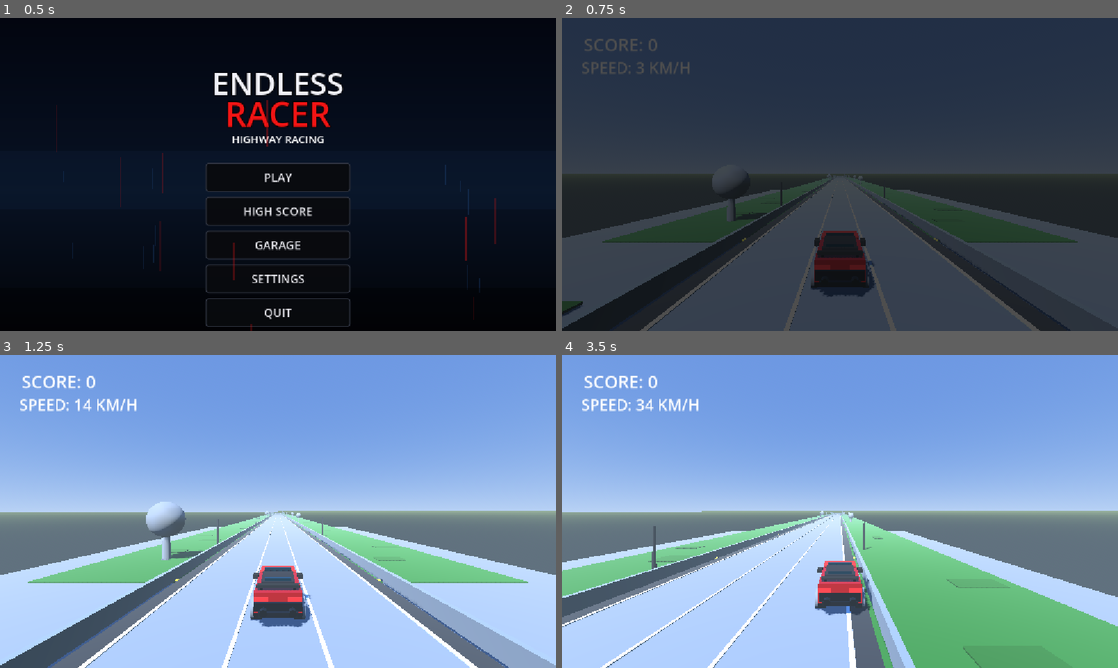
Above: before the commit, frames 1-4 (two rows, left to right).
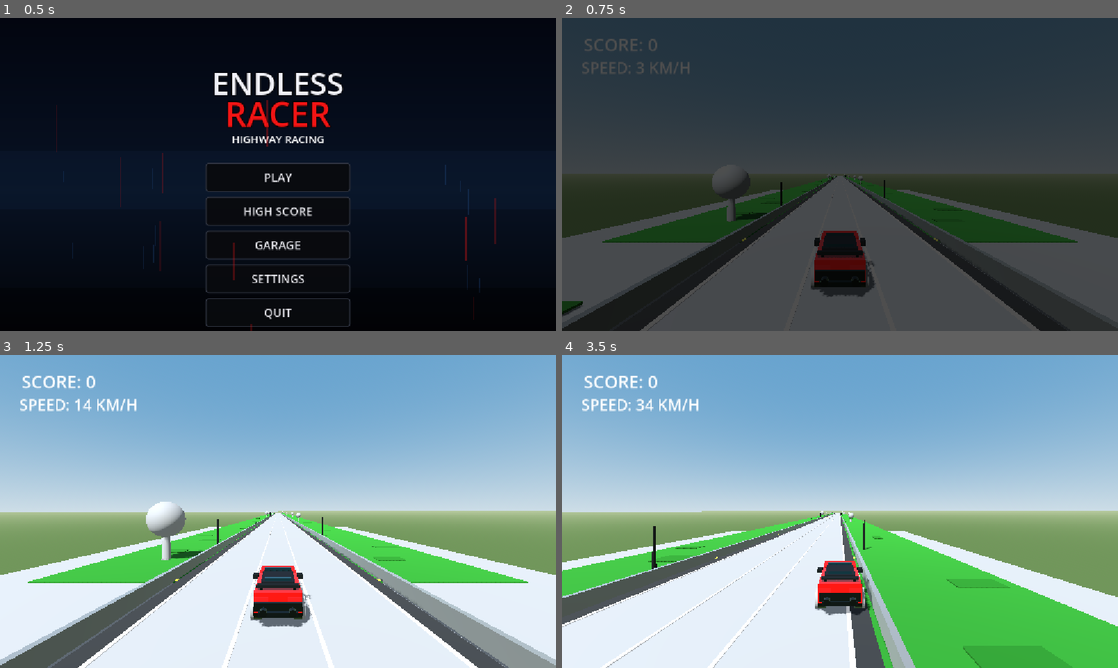
Above: after the commit, the same moments.

Repository: Afsinsha/3d-car-traffic-racer
Game: Godot game, scene res://MainMenu.tscn
Same seed, same stepped clock (60 frames per second), same inputs: the game is played once before the commit and once after it.
Inputs:
- Up to frame 1 (0.5 s): no input
- Up to frame 2 (0.75 s): click "PLAY" at 0.5 s
- Up to frame 3 (1.25 s): no input
- Up to frame 4 (3.5 s): hold D 1.28-2.03 s; hold S 2.03-2.78 s; hold D from 2.78 s (still down)

Frame 1 is identical in both runs. In frame 2, 1.3% of the frame differs, in the area x 15-73%, y 50-100%; in frame 3, 47%; in frame 4, 48%, in the area x 0-100%, y 49-100%.

Commit message:
Add day and night system

Diff:
--- a/Main.tscn
+++ b/Main.tscn
@@ -6,6 +6,12 @@
 
 [sub_resource type="BoxMesh" id="BoxMesh_qa0am"]
 size = Vector3(40, 0.1, 100)
+
+[sub_resource type="Sky" id="Sky_cm0pq"]
+
+[sub_resource type="Environment" id="Environment_r0du0"]
+background_mode = 2
+sky = SubResource("Sky_cm0pq")
 
 [sub_resource type="BoxMesh" id="BoxMesh_63i6q"]
 size = Vector3(2, 0.8, 4)
@@ -30,6 +36,10 @@
 
 [node name="Sun" type="DirectionalLight3D" parent="." unique_id=984542165]
 transform = Transform3D(0.8660254, 0.38302222, -0.32139382, 0, 0.64278764, 0.76604444, 0.5, -0.66341394, 0.5566704, 0, 0, 0)
+light_energy = 1.3
+
+[node name="WorldEnvironment" type="WorldEnvironment" parent="Sun" unique_id=1442415767]
+environment = SubResource("Environment_r0du0")
 
 [node name="PlayerCar" type="CharacterBody3D" parent="." unique_id=2206242]
 transform = Transform3D(1, 0, 0, 0, 1, 0, 0, 0, 1, 0, 0.5, 5)
--- a/player_car.gd
+++ b/player_car.gd
@@ -99,6 +99,23 @@
 	var right_light = left_light.duplicate()
 	right_light.position.x = 0.65
 	add_child(right_light)
+
+	# Actual headlight beams
+	var left_beam = SpotLight3D.new()
+	left_beam.name = "LeftHeadlightBeam"
+	left_beam.position = Vector3(-0.65, 0.65, -2.02)
+	left_beam.rotation_degrees.x = -5.0
+	left_beam.spot_range = 35.0
+	left_beam.spot_angle = 35.0
+	left_beam.light_energy = 3.0
+	left_beam.light_color = Color(1.0, 0.9, 0.7)
+	left_beam.visible = false
+	add_child(left_beam)
+
+	var right_beam = left_beam.duplicate()
+	right_beam.name = "RightHeadlightBeam"
+	right_beam.position.x = 0.65
+	add_child(right_beam)
 
 	var left_brake = MeshInstance3D.new()
 	var brake_mesh = BoxMesh.new()
--- a/road_manager.gd
+++ b/road_manager.gd
@@ -243,7 +243,7 @@
 			0.4,
 			z_position - road_length * 0.5)
 		var material = StandardMaterial3D.new()
-		material.albedo_color = Color(0.65, 0.65, 0.65)
+		material.albedo_color = Color(0.488, 0.488, 0.488, 1.0)
 		material.metallic = 0.3
 		material.roughness = 0.5
 		barrier.material_override = material
--- a/traffic_manager.gd
+++ b/traffic_manager.gd
@@ -3,16 +3,18 @@
 @export var traffic_distance: float = 140.0
 @export var spawn_interval: float = 2.0
 @export var lane_width: float = 3.0
-
+var world_environment: WorldEnvironment
 var spawn_timer: float = 0.0
 var score: int = 0
 var high_score: int = 0
 const HIGH_SCORE_FILE = "user://high_score.save"
 var score_label: Label
 var difficulty_level: int = 1
+var is_night: bool = false
+const NIGHT_SCORE: int = 100
+var sun: DirectionalLight3D
 var traffic_cars: Array[Area3D] = []
 var traffic_speeds: Dictionary = {}
-
 @onready var player = $"../PlayerCar"
 
 
@@ -29,13 +31,44 @@
 	ui.name = "ScoreUI"
 	ui.add_child(score_label)
 	get_tree().root.add_child.call_deferred(ui)
+	sun = get_node_or_null("../Sun")
+	world_environment = get_tree().root.find_child(
+		"WorldEnvironment", true, false
+	) as WorldEnvironment
+	print("=== LIGHTING CONNECTION CHECK ===")
+	print("Running script: ", get_path())
+	print("WorldEnvironment found: ", world_environment != null)
+	print("Sun found: ", sun != null)
+	if world_environment and world_environment.environment:
+		print("Environment resource: ", world_environment.environment)
+		print("Sky resource: ", world_environment.environment.sky)
+	set_day_mode()
+	is_night = false
+	if world_environment and world_environment.environment:
+		var sky = world_environment.environment.sky
+		if sky and sky.sky_material is ProceduralSkyMaterial:
+			print(
+				"Sky top color after day mode: ",
+				(sky.sky_material as ProceduralSkyMaterial).sky_top_color
+			)
 
 
 func _process(delta):
+	var cycle_score = score % 200
+	var should_be_night = cycle_score >= 100
+	if should_be_night != is_night:
+		is_night = should_be_night
+		if is_night:
+			set_night_mode()
+			print("NIGHT MODE ACTIVATED!")
+		else:
+			set_day_mode()
+			print("MORNING MODE ACTIVATED!")
+
 	if score_label:
 		score_label.text = "SCORE: " + str(score)
-		difficulty_level = 1 + (score / 50)
-		player.max_speed = 25.0 + (difficulty_level - 1) * 3.0
+	difficulty_level = 1 + int(score / 50)
+	player.max_speed = 25.0 + (difficulty_level - 1) * 3.0
 	spawn_timer += delta
 	spawn_interval = max(0.8, 2.0 - (difficulty_level - 1) * 0.15)
 	if spawn_timer >= spawn_interval:
@@ -48,7 +81,6 @@
 func spawn_traffic_car():
 	var car = Area3D.new()
 	car.name = "TrafficCar"
-	# Car body
 	var body = MeshInstance3D.new()
 	var mesh = BoxMesh.new()
 	var car_type = randi() % 3
@@ -60,7 +92,6 @@
 		mesh.size = Vector3(2.2, 1.0, 4.5)
 	body.mesh = mesh
 	body.position.y = 0.5
-	# Random car color
 	var material = StandardMaterial3D.new()
 	material.albedo_color = Color(
 		randf_range(0.2, 1.0),
@@ -278,3 +309,66 @@
 	var file = FileAccess.open(HIGH_SCORE_FILE, FileAccess.WRITE)
 	file.store_var(high_score)
 	file.close()
+
+
+func get_procedural_sky_material() -> ProceduralSkyMaterial:
+	if not world_environment or not world_environment.environment:
+		print("ERROR: WorldEnvironment or Environment missing!")
+		return null
+	var env = world_environment.environment
+	if env.sky == null:
+		env.sky = Sky.new()
+	if not (env.sky.sky_material is ProceduralSkyMaterial):
+		env.sky.sky_material = ProceduralSkyMaterial.new()
+	return env.sky.sky_material as ProceduralSkyMaterial
+
+
+
+
+func set_day_mode():
+	if world_environment and world_environment.environment:
+		var sky_material = get_procedural_sky_material()
+		if sky_material:
+			sky_material.sky_top_color = Color("#5B91C5")
+			sky_material.sky_horizon_color = Color("#C4DCEC")
+			sky_material.ground_bottom_color = Color("#658653")
+			sky_material.ground_horizon_color = Color("#A5BD8C")
+		var env = world_environment.environment
+		env.ambient_light_source = Environment.AMBIENT_SOURCE_COLOR
+		env.ambient_light_color = Color("#D6DCE5")
+		env.ambient_light_energy = 0.5
+		env.tonemap_mode = Environment.TONE_MAPPER_FILMIC
+		env.tonemap_exposure = 0.75
+	if sun:
+		sun.light_energy = 0.65
+		sun.visible = true
+	var left_beam = player.get_node_or_null("LeftHeadlightBeam")
+	var right_beam = player.get_node_or_null("RightHeadlightBeam")
+	if left_beam:
+		left_beam.visible = false
+	if right_beam:
+		right_beam.visible = false
+
+
+
+
+func set_night_mode():
+	if world_environment and world_environment.environment:
+		var sky_material = get_procedural_sky_material()
+		if sky_material:
+			sky_material.sky_top_color = Color("#080D20")
+			sky_material.sky_horizon_color = Color("#202943")
+			sky_material.ground_bottom_color = Color("#070A12")
+			sky_material.ground_horizon_color = Color("#111827")
+		var env = world_environment.environment
+		env.ambient_light_source = Environment.AMBIENT_SOURCE_COLOR
+		env.ambient_light_color = Color("#8994B5")
+		env.ambient_light_energy = 0.2
+	if sun:
+		sun.light_energy = 0.15
+	var left_beam = player.get_node_or_null("LeftHeadlightBeam")
+	var right_beam = player.get_node_or_null("RightHeadlightBeam")
+	if left_beam:
+		left_beam.visible = true
+	if right_beam:
+		right_beam.visible = true
